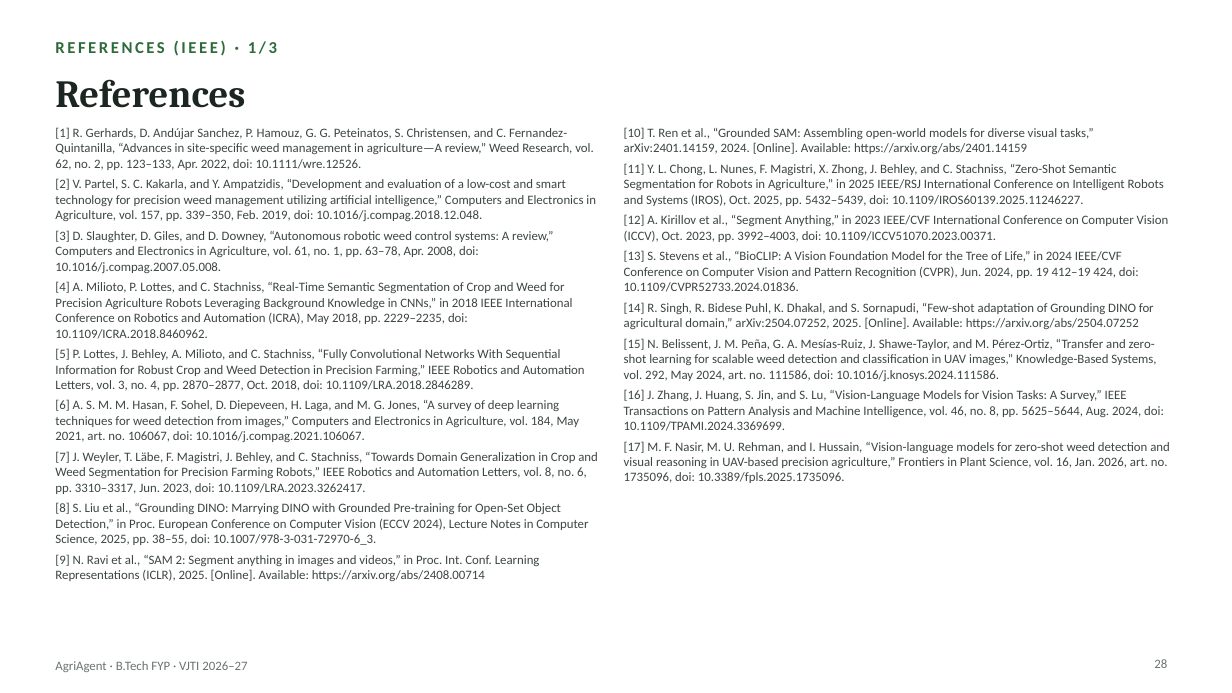
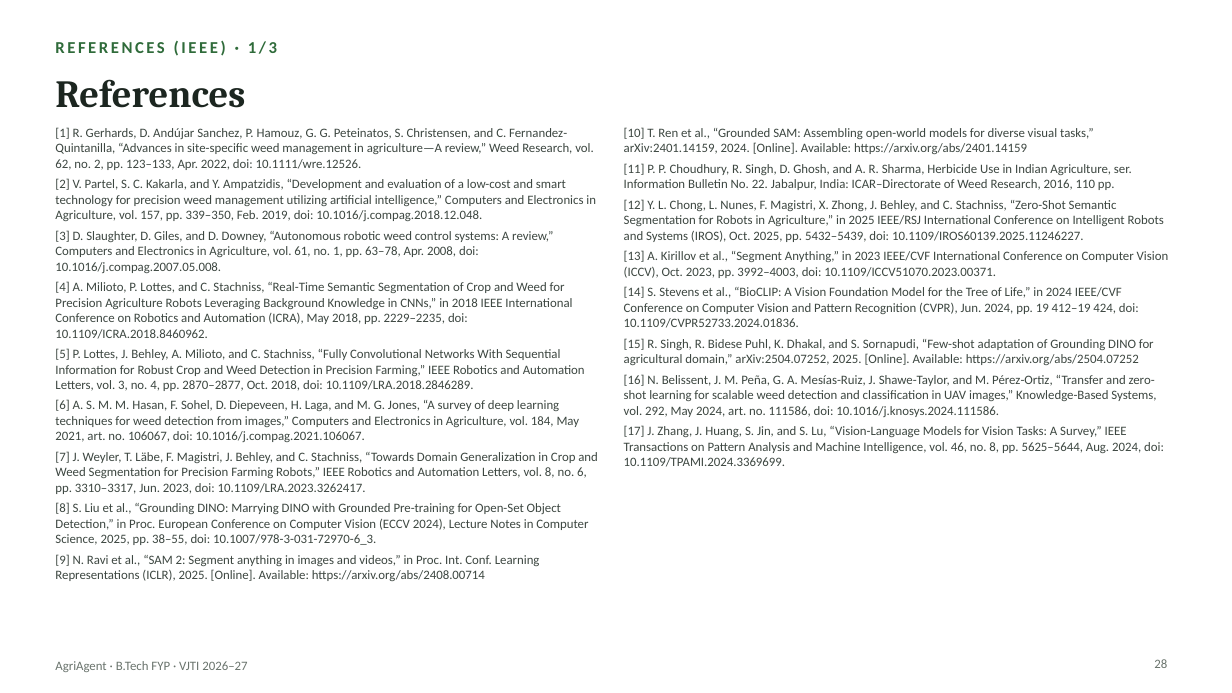
Before and after one commit to Chaitanya-666/agriAgent, a slide deck: slide 28 of docs/slides/AgriAgent_FYP_Presentation.pptx. Drawn at 1232x693 pixels with LibreOffice and Linux fonts; fonts in the diff are those of the drawing. Boxes give left, top, right and bottom in pixels: in the first picture for what was removed or moved away, otherwise in the second. Text is boxed around its words. In the diff, an @@ line names an element or a change of style, - is before the commit and + after.

```diff
--- a/docs/slides/AgriAgent_FYP_Presentation.pptx
+++ b/docs/slides/AgriAgent_FYP_Presentation.pptx
@@ text at (x1=624, y1=163, x2=1169, y2=467): text changed @@
-[11] Y. L. Chong, L. Nunes, F. Magistri, X. Zhong, J. Behley, and C. Stachniss, “Zero-Shot Semantic Segmentation for Robots in Agriculture,” in 2025 IEEE/RSJ International Conference on Intelligent Robots and Systems (IROS), Oct. 2025, pp. 5432–5439, doi: 10.1109/IROS60139.2025.11246227.
-[12] A. Kirillov et al., “Segment Anything,” in 2023 IEEE/CVF International Conference on Computer Vision (ICCV), Oct. 2023, pp. 3992–4003, doi: 10.1109/ICCV51070.2023.00371.
-[13] S. Stevens et al., “BioCLIP: A Vision Foundation Model for the Tree of Life,” in 2024 IEEE/CVF Conference on Computer Vision and Pattern Recognition (CVPR), Jun. 2024, pp. 19 412–19 424, doi: 10.1109/CVPR52733.2024.01836.
-[14] R. Singh, R. Bidese Puhl, K. Dhakal, and S. Sornapudi, “Few-shot adaptation of Grounding DINO for agricultural domain,” arXiv:2504.07252, 2025. [Online]. Available: https://arxiv.org/abs/2504.07252
-[15] N. Belissent, J. M. Peña, G. A. Mesías-Ruiz, J. Shawe-Taylor, and M. Pérez-Ortiz, “Transfer and zero-shot learning for scalable weed detection and classification in UAV images,” Knowledge-Based Systems, vol. 292, May 2024, art. no. 111586, doi: 10.1016/j.knosys.2024.111586.
-[16] J. Zhang, J. Huang, S. Jin, and S. Lu, “Vision-Language Models for Vision Tasks: A Survey,” IEEE Transactions on Pattern Analysis and Machine Intelligence, vol. 46, no. 8, pp. 5625–5644, Aug. 2024, doi: 10.1109/TPAMI.2024.3369699.
-[17] M. F. Nasir, M. U. Rehman, and I. Hussain, “Vision-language models for zero-shot weed detection and visual reasoning in UAV-based precision agriculture,” Frontiers in Plant Science, vol. 16, Jan. 2026, art. no. 1735096, doi: 10.3389/fpls.2025.1735096.
+[11] P. P. Choudhury, R. Singh, D. Ghosh, and A. R. Sharma, Herbicide Use in Indian Agriculture, ser. Information Bulletin No. 22. Jabalpur, India: ICAR–Directorate of Weed Research, 2016, 110 pp.
+[12] Y. L. Chong, L. Nunes, F. Magistri, X. Zhong, J. Behley, and C. Stachniss, “Zero-Shot Semantic Segmentation for Robots in Agriculture,” in 2025 IEEE/RSJ International Conference on Intelligent Robots and Systems (IROS), Oct. 2025, pp. 5432–5439, doi: 10.1109/IROS60139.2025.11246227.
+[13] A. Kirillov et al., “Segment Anything,” in 2023 IEEE/CVF International Conference on Computer Vision (ICCV), Oct. 2023, pp. 3992–4003, doi: 10.1109/ICCV51070.2023.00371.
+[14] S. Stevens et al., “BioCLIP: A Vision Foundation Model for the Tree of Life,” in 2024 IEEE/CVF Conference on Computer Vision and Pattern Recognition (CVPR), Jun. 2024, pp. 19 412–19 424, doi: 10.1109/CVPR52733.2024.01836.
+[15] R. Singh, R. Bidese Puhl, K. Dhakal, and S. Sornapudi, “Few-shot adaptation of Grounding DINO for agricultural domain,” arXiv:2504.07252, 2025. [Online]. Available: https://arxiv.org/abs/2504.07252
+[16] N. Belissent, J. M. Peña, G. A. Mesías-Ruiz, J. Shawe-Taylor, and M. Pérez-Ortiz, “Transfer and zero-shot learning for scalable weed detection and classification in UAV images,” Knowledge-Based Systems, vol. 292, May 2024, art. no. 111586, doi: 10.1016/j.knosys.2024.111586.
+[17] J. Zhang, J. Huang, S. Jin, and S. Lu, “Vision-Language Models for Vision Tasks: A Survey,” IEEE Transactions on Pattern Analysis and Machine Intelligence, vol. 46, no. 8, pp. 5625–5644, Aug. 2024, doi: 10.1109/TPAMI.2024.3369699.
```
Also in this commit, not shown: 19 other slides changed, 29 other files.
